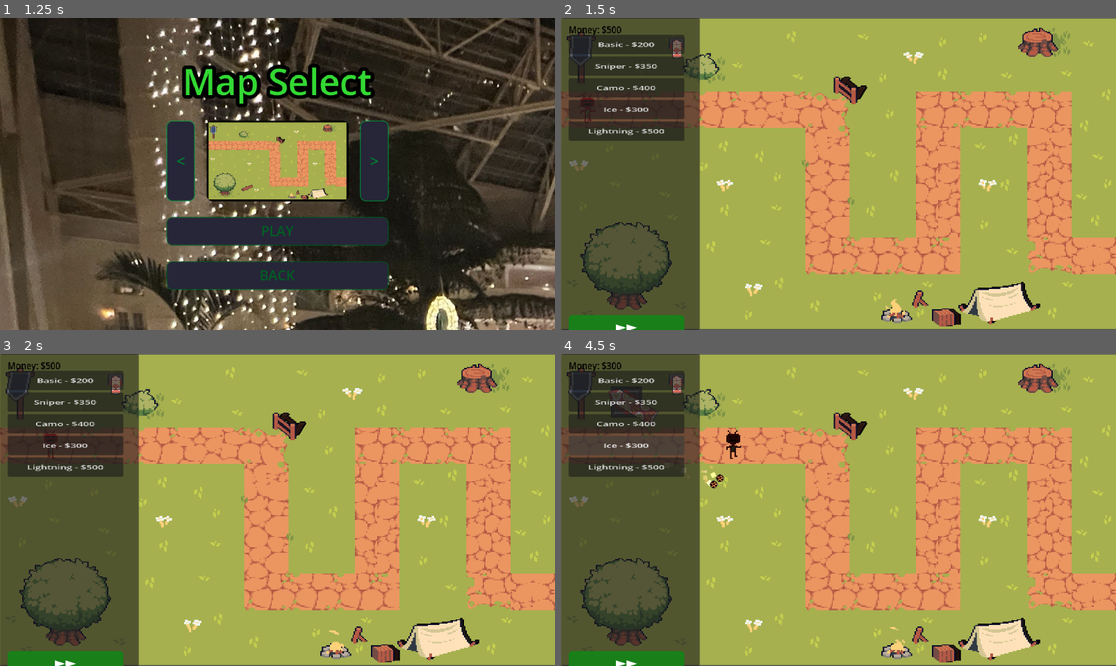
Above: before the commit, frames 1-4 (two rows, left to right).
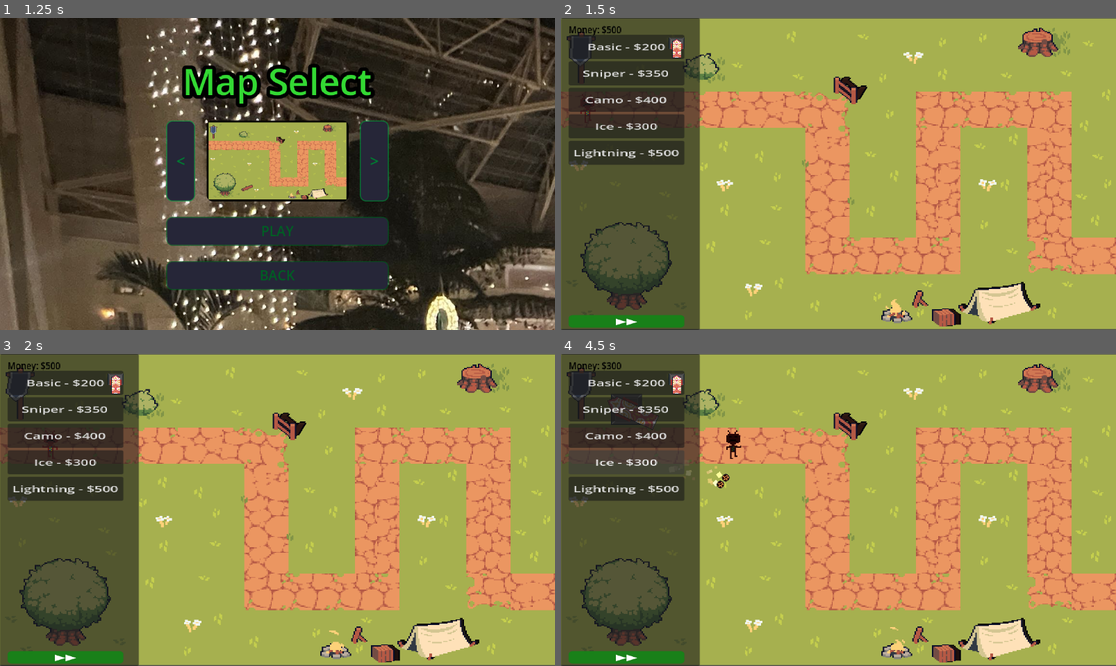
Above: after the commit, the same moments.

Repository: Matthewfrogman/Battle_towers
Game: Godot game, scene res://scenes/main_menu.tscn
Two runs of this game, one before a commit and one after it. Both use one fixed random seed, a clock stepped at 60 frames per second and the inputs below.
Inputs:
- Up to frame 1 (1.25 s): click "PLAY" at 0.5 s
- Up to frame 2 (1.5 s): click "PLAY" at 1.25 s
- Up to frame 3 (2 s): no input
- Up to frame 4 (4.5 s): click "Basic - $200" at 2 s; click "Sniper - $350" at 2.75 s; click "Camo - $400" at 3.5 s; click "Ice - $300" at 4.25 s

Frame 1 is identical in both runs. In frame 2, 3.9% of the frame differs, in the area x 1-23%, y 6-100%; in frame 3, 3.9%; in frame 4, 4.2%, in the area x 1-31%, y 6-100%.

Commit message:
shop addons

Diff:
--- a/scenes/shop.gd
+++ b/scenes/shop.gd
@@ -32,7 +32,7 @@
 
 	# Create 5 tower buttons
 	var y_offset = 35
-	var button_height = 40
+	var button_height = 50
 	var button_spacing = 5
 	var button_width = 150
 
@@ -44,7 +44,7 @@
 		btn.text = tower_name + " - $" + str(cost)
 		btn.custom_minimum_size = Vector2(button_width, button_height)
 		btn.position = Vector2(10, y_offset + (i * (button_height + button_spacing)))
-		btn.add_theme_font_size_override("font_size", 13)
+		btn.add_theme_font_size_override("font_size", 18)
 		btn.pressed.connect(_on_tower_button_pressed.bind(tower_name))
 		panel.add_child(btn)
 
@@ -52,7 +52,7 @@
 	ff_button = Button.new()
 	ff_button.text = "▶▶"
 	ff_button.set_anchors_and_offsets_preset(Control.PRESET_BOTTOM_LEFT)
-	ff_button.custom_minimum_size = Vector2(150, 50)
+	ff_button.custom_minimum_size = Vector2(150, 25)
 	ff_button.offset_left = 10
 	ff_button.offset_bottom = -10
 	ff_button.add_theme_font_size_override("font_size", 18)
--- a/scenes/shop.tscn
+++ b/scenes/shop.tscn
@@ -24,12 +24,14 @@
 theme_override_font_sizes/font_size = 16
 text = "Money: $150"
 
-[node name="Sprite2D" type="Sprite2D" parent="Panel" unique_id=704301060]
-position = Vector2(150.0625, 52.726563)
-scale = Vector2(0.30859378, 0.3664551)
+[node name="cannon" type="Node2D" parent="." unique_id=1091392193]
+
+[node name="Sprite2D" type="Sprite2D" parent="cannon" unique_id=704301060]
+position = Vector2(240.10002, 52.726563)
+scale = Vector2(0.4937501, 0.3664551)
 texture = ExtResource("2_1l46r")
 
-[node name="Sprite2D2" type="Sprite2D" parent="Panel" unique_id=2052660228]
-position = Vector2(150.06248, 64.72656)
-scale = Vector2(0.35351563, 0.35351563)
+[node name="Sprite2D2" type="Sprite2D" parent="cannon" unique_id=2052660228]
+position = Vector2(240.09999, 64.72656)
+scale = Vector2(0.5656251, 0.35351563)
 texture = ExtResource("3_032fp")
